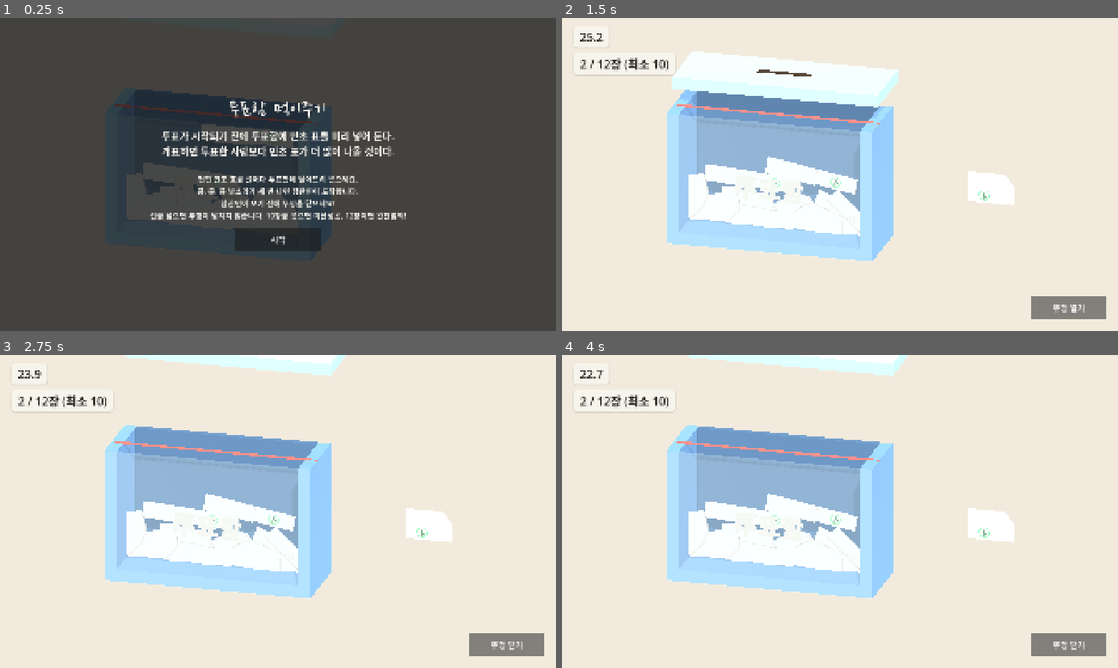
Above: before the commit, frames 1-4 (two rows, left to right).
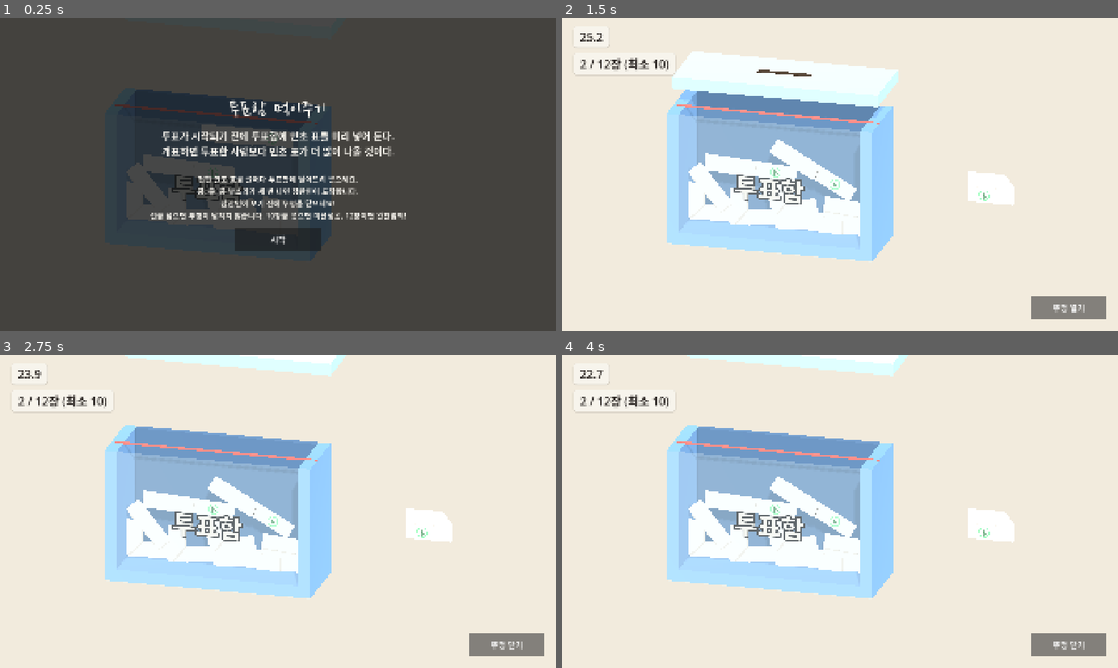
Above: after the commit, the same moments.

Repository: hahaha13791/mincho-game
Game: Godot game, scene res://minigames/ballot_box/ballot_box.tscn
Two runs of this game, one before a commit and one after it. Both use one fixed random seed, a clock stepped at 60 frames per second and the inputs below. This scene is started directly instead of the project's main scene.
Inputs:
- Up to frame 1 (0.25 s): no input
- Up to frame 2 (1.5 s): click "시작" at 0.5 s; click "뚜껑 닫기" at 1.25 s
- Up to frame 3 (2.75 s): click "뚜껑 열기" at 2 s
- Up to frame 4 (4 s): click "뚜껑 닫기" at 2.75 s; click "뚜껑 열기" at 3.5 s

The runs differ from the first frame. In frame 1, 1.5% of the frame differs, in the area x 22-54%, y 43-68%; in frame 2, 2.3%, in the area x 22-54%, y 38-69%; in frame 3, 2.3%; in frame 4, 2.3%.

Commit message:
feat(minigames/ballot_box): 바닥 표 더미를 10장에서 7장으로 줄이고 '투표함' 글씨에 검은 테두리
- 아랫줄은 맞대고 윗줄은 띄엄띄엄 놓아 장수를 줄이면서 울퉁불퉁함은 유지
- Label3D 외곽선은 하나뿐이라 외곽선이 더 두꺼운 검은 사본을 뒤에 겹침. 흰 표 위에서 글씨가 묻혔다

Co-Authored-By: Claude Opus 5.5 <noreply@anthropic.com>

Diff:
--- a/minigames/ballot_box/ballot_box.gd
+++ b/minigames/ballot_box/ballot_box.gd
@@ -269,7 +269,8 @@
 			var half: float = _half_width(shape, p.rotation.z)
 			p.position = Vector3(clampf(x + half, left + half, right - half), y + rng.randf_range(-0.1, 0.1), 0.0)
 			add_child(p)
-			x += half * 2.0 * rng.randf_range(0.6, 0.9) # 조금씩 겹쳐 빈틈 없이
+			# 아랫줄은 빈틈 없이 맞대고, 윗줄은 띄엄띄엄(장수를 줄이면서 울퉁불퉁하게)
+			x += half * 2.0 * (rng.randf_range(1.1, 1.5) if top_row else rng.randf_range(0.85, 1.0))
 		y += PILE_ROW
 
 
@@ -396,6 +397,12 @@
 	label.shaded = false
 	label.position = Vector3(BOX_CENTER_X, FLOOR_Y - WALL_T + front_h / 2.0, BOX_D / 2.0 + 0.05)
 	add_child(label)
+	# 얇은 검은 테두리: 외곽선은 하나뿐이라, 외곽선이 조금 더 두꺼운 검은 사본을 바로 뒤에 둔다
+	var rim: Label3D = label.duplicate()
+	rim.outline_size = label.outline_size + 14
+	rim.outline_modulate = PALETTE.stamp
+	rim.position.z -= 0.01
+	add_child(rim)
 
 	var back: MeshInstance3D = _box(Vector3(BOX_W, BOX_H, 0.2), box_color.darkened(0.3))
 	back.position = Vector3(BOX_CENTER_X, mid_y, -BOX_D / 2.0 + 0.1)
